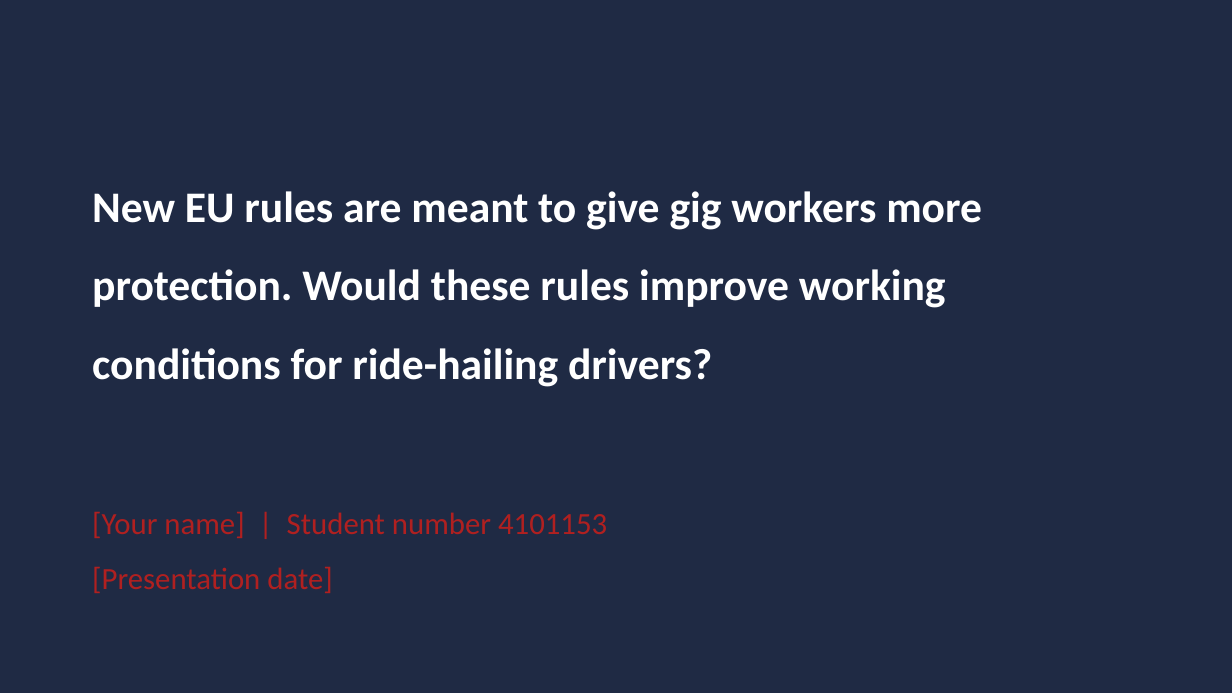
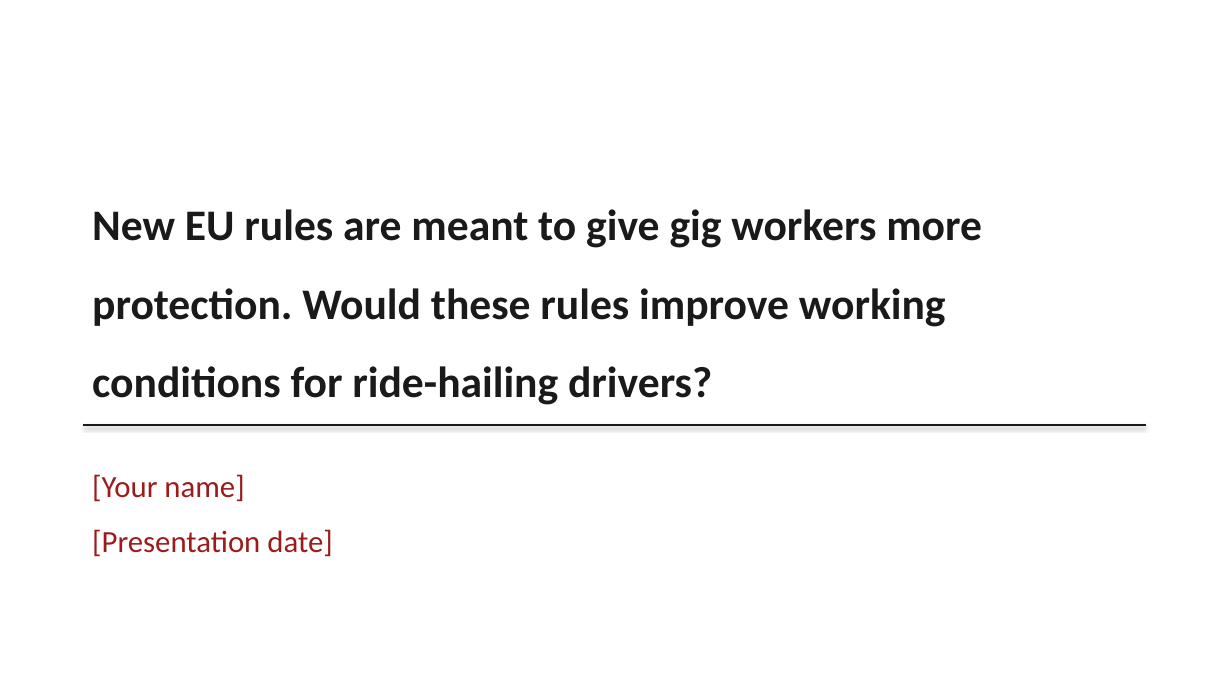
Before and after one commit to karanrg22-svg/skill, a slide deck: slide 1 of Ride-Hailing_Presentation.pptx. Drawn at 1232x693 pixels with LibreOffice and Linux fonts; fonts in the diff are those of the drawing. Boxes give left, top, right and bottom in pixels: in the first picture for what was removed or moved away, otherwise in the second. Text is boxed around its words. In the diff, an @@ line names an element or a change of style, - is before the commit and + after.

```diff
--- a/Ride-Hailing_Presentation.pptx
+++ b/Ride-Hailing_Presentation.pptx
@@ rectangle removed at (0, 0, 1232, 693) @@
@@ text "New EU rules are meant ...": place and size @@
-text "New EU rules are meant ..." at (92, 191, 982, 387)
+text "New EU rules are meant ..." at (92, 209, 982, 405)
@@ text "New EU rules are meant ..." at (92, 209, 982, 405): text colour #FFFFFF to #1A1A1A @@
@@ text "[Your name]": place and size @@
-text "[Your name]" at (92, 512, 607, 593)
+text "[Your name]" at (92, 474, 332, 557)
@@ line added from (83, 425) to (1146, 425), #1A1A1A 1.5 pt @@
@@ text at (92, 474, 244, 502): text changed; text colour #B02020 to #9C1C1C @@
-[Your name] | Student number 4101153
+[Your name]
@@ text at (92, 529, 332, 557): text colour #B02020 to #9C1C1C in "[Presentation date]" @@
```
Also in this commit, not shown: 8 other slides changed.
